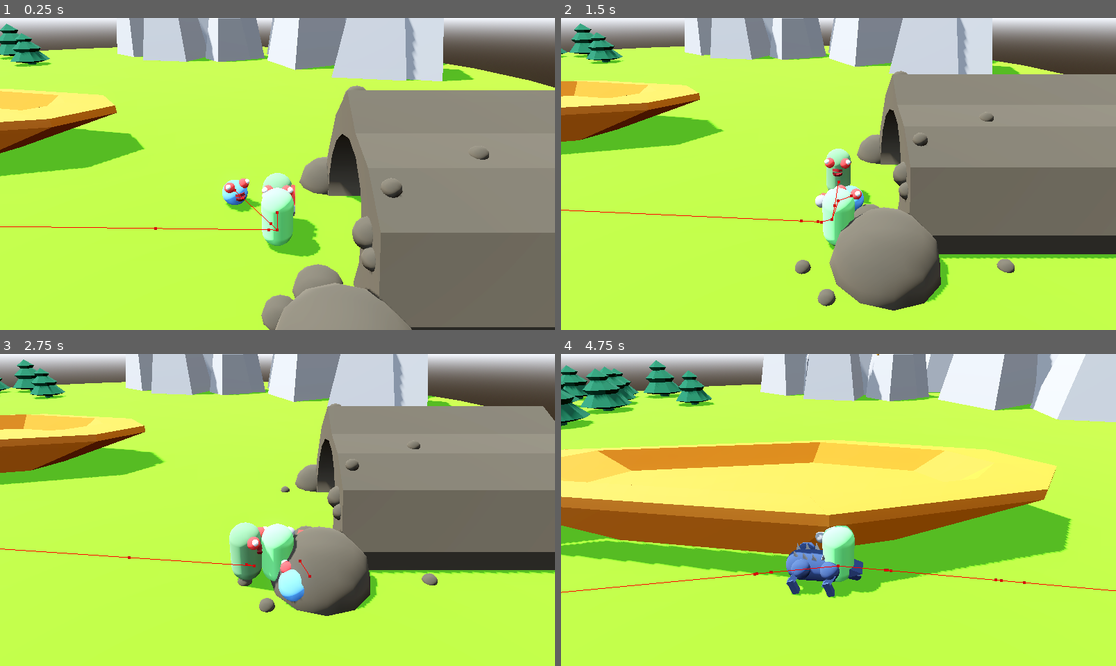
Above: before the commit, frames 1-4 (two rows, left to right).
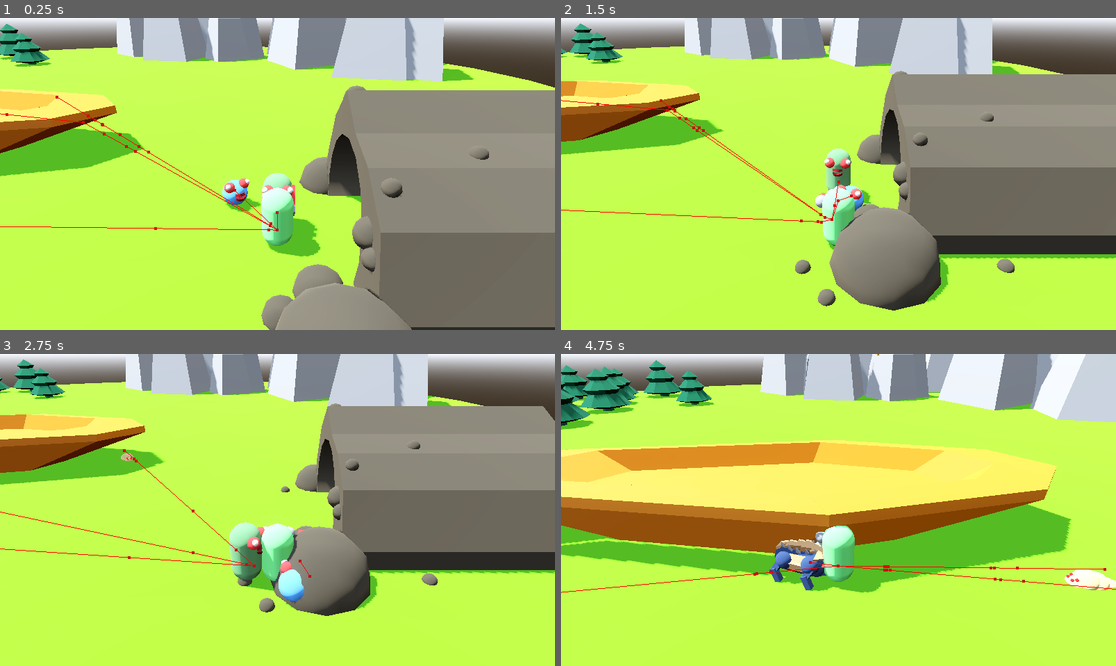
Above: after the commit, the same moments.

Repository: pithyjam-stack/zeppelins_and_zombies_jps
Game: Godot game, scene res://scenes/levels/level_grassy.tscn
Same seed, same stepped clock (60 frames per second), same inputs: the game is played once before the commit and once after it.
Inputs (mouse positions are in pixels of both pictures, inside the frame that each line leads up to):
- Up to frame 1 (0.25 s): no input
- Up to frame 2 (1.5 s): move the mouse to (960, 158) at 0.52 s; hold D (move_right) 0.53-1.28 s; tap E (interact) at 0.6 s; tap Space (move_jump) at 0.77 s; move the mouse to (727, 189) at 1.27 s; hold S (move_backward) from 1.28 s (still down); click (727, 189) at 1.35 s
- Up to frame 3 (2.75 s): tap Space (move_jump) at 1.52 s; move the mouse to (333, 441) at 2.02 s; release S (move_backward) at 2.03 s; hold D (move_right) from 2.03 s (still down); tap E (interact) at 2.1 s
- Up to frame 4 (4.75 s): move the mouse to (810, 572) at 2.77 s; release D (move_right) at 2.78 s; hold W (move_forward) 2.78-3.53 s; click (810, 572) at 2.85 s; tap Space (move_jump) at 3.02, 3.77, 4.52 s; move the mouse to (1005, 556) at 3.52 s; hold A (move_left) from 3.53 s (still down); tap E (interact) at 3.6 s; move the mouse to (672, 463) at 4.27 s; click (672, 463) at 4.35 s

The runs differ from the first frame. In frame 1, 0.2% of the frame differs, in the area x 0-50%, y 24-68%; in frame 2, 0.2%; in frame 3, 0.2%; in frame 4, 2.4%, in the area x 37-100%, y 4-79%.

Commit message:
Implement Beast and Burrower
Added the beast and burrower enemy types, with respective placeholder behavior.

Diff:
--- /dev/null
+++ b/materials/bone_plate_mat.tres
@@ -0,0 +1,4 @@
+[gd_resource type="StandardMaterial3D" format=3 uid="uid://7kuc0iki101d"]
+
+[resource]
+albedo_color = Color(0.84313726, 0.6039216, 0.38431373, 1)
--- /dev/null
+++ b/materials/burrower_mat.tres
@@ -0,0 +1,4 @@
+[gd_resource type="StandardMaterial3D" format=3 uid="uid://d3e3pxbr5lc3o"]
+
+[resource]
+albedo_color = Color(0.9019608, 0.74509805, 0.46666667, 1)
--- a/scenes/enemies/beast.gd
+++ b/scenes/enemies/beast.gd
@@ -1 +1,18 @@
 extends Zombie
+
+@export var zom_armor : PackedScene
+
+@onready var marker_3d: Marker3D = $ProtoModel/Marker3D
+
+func orient_body(target_position: Vector3) -> void:
+	super.orient_body(target_position)
+
+	collision_shape_3d.rotation.z = -proto_model.rotation.y
+
+func _ready() -> void:
+	super._ready()
+
+	var shield_instance = zom_armor.instantiate()
+	marker_3d.add_child(shield_instance)
+	shield_instance.position = Vector3.ZERO
+	shield_instance.rotation = Vector3.ZERO
--- a/scenes/enemies/beast.tscn
+++ b/scenes/enemies/beast.tscn
@@ -3,6 +3,7 @@
 [ext_resource type="PackedScene" uid="uid://dgqo3lt6tn58d" path="res://scenes/player/health_component.tscn" id="1_1o7wf"]
 [ext_resource type="Script" uid="uid://djsialuns27v8" path="res://scenes/enemies/beast.gd" id="1_mi8ht"]
 [ext_resource type="Material" uid="uid://corwsmjeloxqj" path="res://materials/beast_mat.tres" id="2_kby84"]
+[ext_resource type="PackedScene" uid="uid://bpr4s8wrxgtox" path="res://scenes/enemies/beast_armor.tscn" id="2_n13rj"]
 [ext_resource type="PackedScene" uid="uid://cu3n4m4et8t3q" path="res://scenes/enemies/area_attack.tscn" id="3_citb0"]
 
 [sub_resource type="CapsuleShape3D" id="CapsuleShape3D_mi8ht"]
@@ -57,11 +58,13 @@
 
 [node name="Beast" type="CharacterBody3D" unique_id=523339716 groups=["Enemy"]]
 script = ExtResource("1_mi8ht")
+zom_armor = ExtResource("2_n13rj")
 damage = 5
 speed = 10.0
 
 [node name="CollisionShape3D" type="CollisionShape3D" parent="." unique_id=1484143956]
 transform = Transform3D(1, 0, 0, 0, -4.371139e-08, -1, 0, 1, -4.371139e-08, 0, 0, 0)
+top_level = true
 shape = SubResource("CapsuleShape3D_mi8ht")
 
 [node name="ProtoModel" type="Node3D" parent="." unique_id=243465890]
@@ -252,10 +255,14 @@
 [node name="AreaAttack" parent="ProtoModel" unique_id=688239943 instance=ExtResource("3_citb0")]
 transform = Transform3D(1, 0, 0, 0, 1, 0, 0, 0, 1, 0, 0.5, 2)
 
+[node name="Marker3D" type="Marker3D" parent="ProtoModel" unique_id=1744456835]
+transform = Transform3D(1, 0, 0, 0, 1, 0, 0, 0, 1, 0, 0.6, 0)
+
 [node name="HealthComponent" parent="." unique_id=263350021 instance=ExtResource("1_1o7wf")]
 
 [node name="NavigationAgent3D" type="NavigationAgent3D" parent="." unique_id=2100343566]
 avoidance_enabled = true
+debug_enabled = true
 
 [connection signal="defeat" from="HealthComponent" to="." method="_on_health_component_defeat"]
 [connection signal="velocity_computed" from="NavigationAgent3D" to="." method="_on_navigation_agent_3d_velocity_computed"]
--- /dev/null
+++ b/scenes/enemies/beast_armor.gd
@@ -0,0 +1 @@
+extends Zom_Armor
--- /dev/null
+++ b/scenes/enemies/beast_armor.tscn
@@ -0,0 +1,93 @@
+[gd_scene format=3 uid="uid://bpr4s8wrxgtox"]
+
+[ext_resource type="Script" uid="uid://dtol0xqaw7e0v" path="res://scenes/enemies/beast_armor.gd" id="1_w7npq"]
+[ext_resource type="Material" uid="uid://7kuc0iki101d" path="res://materials/bone_plate_mat.tres" id="2_41sf1"]
+[ext_resource type="PackedScene" uid="uid://dgqo3lt6tn58d" path="res://scenes/player/health_component.tscn" id="2_tto5w"]
+
+[sub_resource type="CapsuleShape3D" id="CapsuleShape3D_jkd7k"]
+radius = 0.7
+height = 3.0
+
+[sub_resource type="PrismMesh" id="PrismMesh_jkd7k"]
+material = ExtResource("2_41sf1")
+left_to_right = 0.0
+size = Vector3(0.5, 0.6, 0.1)
+
+[sub_resource type="BoxMesh" id="BoxMesh_fgnne"]
+material = ExtResource("2_41sf1")
+size = Vector3(0.1, 0.3, 1)
+
+[sub_resource type="PrismMesh" id="PrismMesh_uqhia"]
+material = ExtResource("2_41sf1")
+size = Vector3(0.6, 0.4, 0.1)
+
+[sub_resource type="PrismMesh" id="PrismMesh_h3q7m"]
+material = ExtResource("2_41sf1")
+size = Vector3(0.6, 0.5, 0.2)
+
+[sub_resource type="PrismMesh" id="PrismMesh_u5kj4"]
+material = ExtResource("2_41sf1")
+size = Vector3(0.6, 0.4, 0.2)
+
+[node name="BeastArmor" type="Area3D" unique_id=329523277]
+collision_layer = 9
+collision_mask = 5
+script = ExtResource("1_w7npq")
+max_strength = 10.0
+current_strength = 10.0
+
+[node name="CollisionShape3D" type="CollisionShape3D" parent="." unique_id=1651149682]
+transform = Transform3D(1, 0, 0, 0, -4.371139e-08, -1, 0, 1, -4.371139e-08, 0, -0.5, 0)
+shape = SubResource("CapsuleShape3D_jkd7k")
+
+[node name="ProtoModel" type="Node3D" parent="." unique_id=1360635947]
+transform = Transform3D(1, 0, 0, 0, 1, 0, 0, 0, 1, 0, -0.6, 0)
+
+[node name="FrontPlate" type="MeshInstance3D" parent="ProtoModel" unique_id=77730042]
+transform = Transform3D(0.9848077, -0.07338689, -0.15737869, -0.1736482, -0.41619778, -0.89253896, 0, 0.9063079, -0.42261833, 0.3, 0.39999998, 0.90000004)
+mesh = SubResource("PrismMesh_jkd7k")
+
+[node name="FrontPlate2" type="MeshInstance3D" parent="ProtoModel" unique_id=1862620132]
+transform = Transform3D(-0.96592575, 0.12940954, -0.22414392, -0.2588191, -0.48296306, 0.8365164, -5.1048772e-08, 0.8660255, 0.50000006, -0.29999998, 0.39999998, 0.90000004)
+mesh = SubResource("PrismMesh_jkd7k")
+
+[node name="SidePlate" type="MeshInstance3D" parent="ProtoModel" unique_id=339861405]
+transform = Transform3D(0.8660254, 0.5, 0, -0.5, 0.8660254, 0, 0, 0, 1, -0.5, 0.3, 0)
+mesh = SubResource("BoxMesh_fgnne")
+
+[node name="SidePlate2" type="MeshInstance3D" parent="ProtoModel" unique_id=1878435379]
+transform = Transform3D(0.9659258, -0.258819, 0, 0.258819, 0.9659258, 0, 0, 0, 1, -0.6, 0.10000001, 0)
+mesh = SubResource("BoxMesh_fgnne")
+
+[node name="SidePlate3" type="MeshInstance3D" parent="ProtoModel" unique_id=1065559402]
+transform = Transform3D(-0.8660254, -0.5, -8.742278e-08, -0.5, 0.8660254, 0, 7.5710346e-08, 4.371139e-08, -1, 0.39999998, 0.3, 4.37114e-09)
+mesh = SubResource("BoxMesh_fgnne")
+
+[node name="SidePlate4" type="MeshInstance3D" parent="ProtoModel" unique_id=250231408]
+transform = Transform3D(-0.96592593, 0.25881904, -8.7422784e-08, 0.25881904, 0.96592593, 0, 8.444392e-08, -2.2626677e-08, -1, 0.5, 0.10000001, -4.37114e-09)
+mesh = SubResource("BoxMesh_fgnne")
+
+[node name="SpinePlate" type="MeshInstance3D" parent="ProtoModel" unique_id=1309932283]
+transform = Transform3D(1, 0, 0, 0, -0.1736482, -0.9848077, 0, 0.9848077, -0.1736482, 0, 0.5, 0.6)
+mesh = SubResource("PrismMesh_uqhia")
+
+[node name="SpinePlate2" type="MeshInstance3D" parent="ProtoModel" unique_id=1074112374]
+transform = Transform3D(1, 0, 0, 0, -0.3420202, -0.9396927, 0, 0.9396927, -0.3420202, 0, 0.5, 0.3)
+mesh = SubResource("PrismMesh_h3q7m")
+
+[node name="SpinePlate3" type="MeshInstance3D" parent="ProtoModel" unique_id=45005639]
+transform = Transform3D(1, 0, 0, 0, -0.3420202, -0.9396927, 0, 0.9396927, -0.3420202, 0, 0.5, 0)
+mesh = SubResource("PrismMesh_u5kj4")
+
+[node name="SpinePlate4" type="MeshInstance3D" parent="ProtoModel" unique_id=1331222735]
+transform = Transform3D(1, 0, 0, 0, -0.1736482, -0.9848077, 0, 0.9848077, -0.1736482, 0, 0.5, -0.3)
+mesh = SubResource("PrismMesh_uqhia")
+
+[node name="SpinePlate5" type="MeshInstance3D" parent="ProtoModel" unique_id=1959467166]
+transform = Transform3D(1, 0, 0, 0, 0.2588191, -0.96592593, 0, 0.96592593, 0.2588191, 0, 0.45462036, -0.6328205)
+mesh = SubResource("PrismMesh_uqhia")
+
+[node name="HealthComponent" parent="." unique_id=263350021 instance=ExtResource("2_tto5w")]
+
+[connection signal="area_entered" from="." to="." method="_on_area_entered"]
+[connection signal="defeat" from="HealthComponent" to="." method="_on_health_component_defeat"]
--- /dev/null
+++ b/scenes/enemies/burrower.gd
@@ -0,0 +1,30 @@
+extends Zombie
+
+@onready var sub_model: Node3D = $ProtoModel/SubModel
+@onready var area_attack: ShapeCast3D = $ProtoModel/AreaAttack
+
+func _burrow() -> void:
+	var tween = create_tween()
+
+	tween.tween_property(sub_model, "position", Vector3(0, -0.4, 0), 0.5)
+
+func _unburrow() -> void:
+	var tween = create_tween()
+
+	tween.tween_property(sub_model, "position", Vector3(0, 0, 0), 0.1)
+
+func check_for_attacks() -> void:
+	for collision_id in player_detector.get_collision_count():
+		var collider = player_detector.get_collider(collision_id)
+		if collider is Player:
+			_unburrow()
+	_burrow()
+
+func _physics_process(delta: float) -> void:
+	super._physics_process(delta)
+
+
+func orient_body(target_position: Vector3) -> void:
+	super.orient_body(target_position)
+
+	collision_shape_3d.rotation.z = -proto_model.rotation.y
--- /dev/null
+++ b/scenes/enemies/burrower.tscn
@@ -0,0 +1,123 @@
+[gd_scene format=3 uid="uid://hmip0vth34mb"]
+
+[ext_resource type="Script" uid="uid://0ray06vjnh8e" path="res://scenes/enemies/burrower.gd" id="1_18hvp"]
+[ext_resource type="PackedScene" uid="uid://cu3n4m4et8t3q" path="res://scenes/enemies/area_attack.tscn" id="2_rw1on"]
+[ext_resource type="PackedScene" uid="uid://dgqo3lt6tn58d" path="res://scenes/player/health_component.tscn" id="3_m6cvi"]
+[ext_resource type="Material" uid="uid://d3e3pxbr5lc3o" path="res://materials/burrower_mat.tres" id="3_xl6aw"]
+
+[sub_resource type="CapsuleShape3D" id="CapsuleShape3D_hi24f"]
+
+[sub_resource type="CylinderShape3D" id="CylinderShape3D_xl6aw"]
+height = 3.0
+radius = 0.75
+
+[sub_resource type="SphereMesh" id="SphereMesh_446s7"]
+material = ExtResource("3_xl6aw")
+radius = 0.3
+height = 0.6
+radial_segments = 16
+rings = 8
+
+[sub_resource type="SphereMesh" id="SphereMesh_np6ou"]
+material = ExtResource("3_xl6aw")
+radius = 0.4
+height = 0.7
+radial_segments = 16
+rings = 8
+
+[sub_resource type="SphereMesh" id="SphereMesh_e28bt"]
+material = ExtResource("3_xl6aw")
+radius = 0.3
+height = 0.5
+radial_segments = 16
+rings = 8
+
+[sub_resource type="SphereMesh" id="SphereMesh_2ytay"]
+material = ExtResource("3_xl6aw")
+radius = 0.2
+height = 0.4
+radial_segments = 16
+rings = 8
+
+[sub_resource type="SphereMesh" id="SphereMesh_fj5u7"]
+material = ExtResource("3_xl6aw")
+radius = 0.4
+height = 0.8
+radial_segments = 16
+rings = 8
+
+[sub_resource type="StandardMaterial3D" id="StandardMaterial3D_2aeme"]
+albedo_color = Color(0.8235294, 0, 0, 1)
+emission_enabled = true
+emission = Color(1, 0.00999999, 0.00999999, 1)
+emission_energy_multiplier = 10.0
+
+[sub_resource type="SphereMesh" id="SphereMesh_6egpa"]
+material = SubResource("StandardMaterial3D_2aeme")
+radius = 0.05
+height = 0.1
+
+[node name="Burrower" type="CharacterBody3D" unique_id=77184226]
+script = ExtResource("1_18hvp")
+
+[node name="CollisionShape3D" type="CollisionShape3D" parent="." unique_id=1655149349]
+transform = Transform3D(1, 0, 0, 0, -4.371139e-08, -1, 0, 1, -4.371139e-08, 0, 0, 0)
+shape = SubResource("CapsuleShape3D_hi24f")
+
+[node name="ProtoModel" type="Node3D" parent="." unique_id=2059568409]
+
+[node name="PlayerDetector" type="ShapeCast3D" parent="ProtoModel" unique_id=1673876659]
+transform = Transform3D(1, 0, 0, 0, 1, 0, 0, 0, 1, 0, 0, 0.5)
+shape = SubResource("CylinderShape3D_xl6aw")
+target_position = Vector3(0, 1, 1.5)
+collision_mask = 4
+
+[node name="AreaAttack" parent="ProtoModel" unique_id=688239943 instance=ExtResource("2_rw1on")]
+transform = Transform3D(1, 0, 0, 0, 1, 0, 0, 0, 1, 0, 0.5, 2)
+
+[node name="SubModel" type="Node3D" parent="ProtoModel" unique_id=256311966]
+
+[node name="MeshInstance3D" type="MeshInstance3D" parent="ProtoModel/SubModel" unique_id=681900532]
+transform = Transform3D(1, 0, 0, 0, 1, 0, 0, 0, 1, 0, -0.2, 0.7)
+mesh = SubResource("SphereMesh_446s7")
+
+[node name="MeshInstance3D2" type="MeshInstance3D" parent="ProtoModel/SubModel" unique_id=1151244597]
+transform = Transform3D(1, 0, 0, 0, 1, 0, 0, 0, 1, 0, -0.14596482, 0.099999994)
+mesh = SubResource("SphereMesh_np6ou")
+
+[node name="MeshInstance3D4" type="MeshInstance3D" parent="ProtoModel/SubModel" unique_id=600030339]
+transform = Transform3D(1, 0, 0, 0, 1, 0, 0, 0, 1, 0, -0.25403517, -0.3)
+mesh = SubResource("SphereMesh_e28bt")
+
+[node name="MeshInstance3D5" type="MeshInstance3D" parent="ProtoModel/SubModel" unique_id=1097714696]
+transform = Transform3D(1, 0, 0, 0, 1, 0, 0, 0, 1, 0, -0.3052264, -0.6)
+mesh = SubResource("SphereMesh_2ytay")
+
+[node name="MeshInstance3D3" type="MeshInstance3D" parent="ProtoModel/SubModel" unique_id=587155281]
+transform = Transform3D(1, 0, 0, 0, 1, 0, 0, 0, 1, 0, -0.1004615, 0.4)
+mesh = SubResource("SphereMesh_fj5u7")
+
+[node name="MeshInstance3D6" type="MeshInstance3D" parent="ProtoModel/SubModel" unique_id=507938221]
+transform = Transform3D(1, 0, 0, 0, 1, 0, 0, 0, 1, -0.1, 0, 0.90000004)
+mesh = SubResource("SphereMesh_6egpa")
+
+[node name="MeshInstance3D7" type="MeshInstance3D" parent="ProtoModel/SubModel" unique_id=31959578]
+transform = Transform3D(1, 0, 0, 0, 1, 0, 0, 0, 1, 0.1, 0, 0.90000004)
+mesh = SubResource("SphereMesh_6egpa")
+
+[node name="MeshInstance3D8" type="MeshInstance3D" parent="ProtoModel/SubModel" unique_id=1797331216]
+transform = Transform3D(1, 0, 0, 0, 1, 0, 0, 0, 1, -0.1267434, 0.04972709, 0.8)
+mesh = SubResource("SphereMesh_6egpa")
+
+[node name="MeshInstance3D9" type="MeshInstance3D" parent="ProtoModel/SubModel" unique_id=1123094231]
+transform = Transform3D(1, 0, 0, 0, 1, 0, 0, 0, 1, 0.15311065, 0.050938554, 0.8)
+mesh = SubResource("SphereMesh_6egpa")
+
+[node name="HealthComponent" parent="." unique_id=263350021 instance=ExtResource("3_m6cvi")]
+
+[node name="NavigationAgent3D" type="NavigationAgent3D" parent="." unique_id=1141378553]
+avoidance_enabled = true
+debug_enabled = true
+
+[connection signal="defeat" from="HealthComponent" to="." method="_on_health_component_defeat"]
+[connection signal="velocity_computed" from="NavigationAgent3D" to="." method="_on_navigation_agent_3d_velocity_computed"]
--- a/scenes/enemies/zombie.gd
+++ b/scenes/enemies/zombie.gd
@@ -10,6 +10,7 @@
 @onready var navigation_agent_3d: NavigationAgent3D = $NavigationAgent3D
 @onready var proto_model: Node3D = $ProtoModel
 @onready var player_detector: ShapeCast3D = $ProtoModel/PlayerDetector
+@onready var collision_shape_3d: CollisionShape3D = $CollisionShape3D
 
 @onready var player: Player = get_tree().get_first_node_in_group("Player")
 
@@ -36,6 +37,7 @@
 	if proto_model.global_position.is_equal_approx(target_position):
 		return
 	proto_model.look_at(target_position, Vector3.UP, true)
+	#collision_shape_3d.look_at(target_position, Vector3.UP, false)
 
 func get_local_navigation_direction() -> Vector3:
 	var destination = navigation_agent_3d.get_next_path_position()
--- a/scenes/enemies/zombie_shield.tscn
+++ b/scenes/enemies/zombie_shield.tscn
@@ -23,6 +23,7 @@
 collision_layer = 9
 collision_mask = 5
 script = ExtResource("1_easwx")
+current_strength = 10.0
 
 [node name="ProtoModel" type="Node3D" parent="." unique_id=643412163]
 
--- a/scenes/levels/level_grassy.tscn
+++ b/scenes/levels/level_grassy.tscn
@@ -11,6 +11,7 @@
 [ext_resource type="PackedScene" uid="uid://b6wv1i1ga6cfj" path="res://scenes/enemies/half_zombie.tscn" id="9_jeyjv"]
 [ext_resource type="PackedScene" uid="uid://dud5esie6t4yg" path="res://scenes/enemies/tall_shieldling.tscn" id="10_b02b2"]
 [ext_resource type="PackedScene" uid="uid://ce7m6xiof1hb6" path="res://scenes/enemies/beast.tscn" id="11_p1cwy"]
+[ext_resource type="PackedScene" uid="uid://hmip0vth34mb" path="res://scenes/enemies/burrower.tscn" id="12_bg77c"]
 
 [sub_resource type="NavigationMesh" id="NavigationMesh_68ygf"]
 vertices = PackedVector3Array(-41.75, 0.5, 3.75, -41, 0.5, 2.75, -41.75, 0.5, 2.25, -44.25, 0.5, 2.5, -44, 0.5, 12, -42 …(3000 unchanged characters)…
@@ -349,3 +350,6 @@
 
 [node name="CharacterBody3D" parent="Enemies" unique_id=523339716 instance=ExtResource("11_p1cwy")]
 transform = Transform3D(1, 0, 0, 0, 1, 0, 0, 0, 1, -35.6, 0.50000024, 6.5)
+
+[node name="Burrower" parent="Enemies" unique_id=77184226 instance=ExtResource("12_bg77c")]
+transform = Transform3D(1, 0, 0, 0, 1, 0, 0, 0, 1, 0, 0.50000095, 9.8)
Not shown, added: scenes/enemies/beast_armor.gd.uid
Not shown, added: scenes/enemies/burrower.gd.uid
